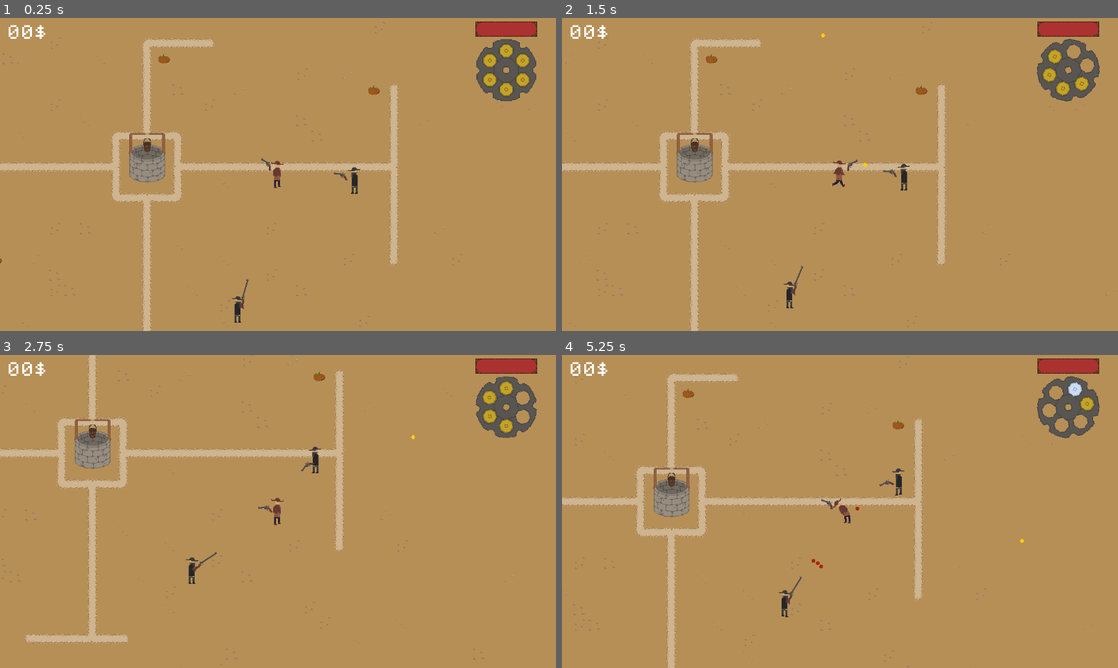
Above: before the commit, frames 1-4 (two rows, left to right).
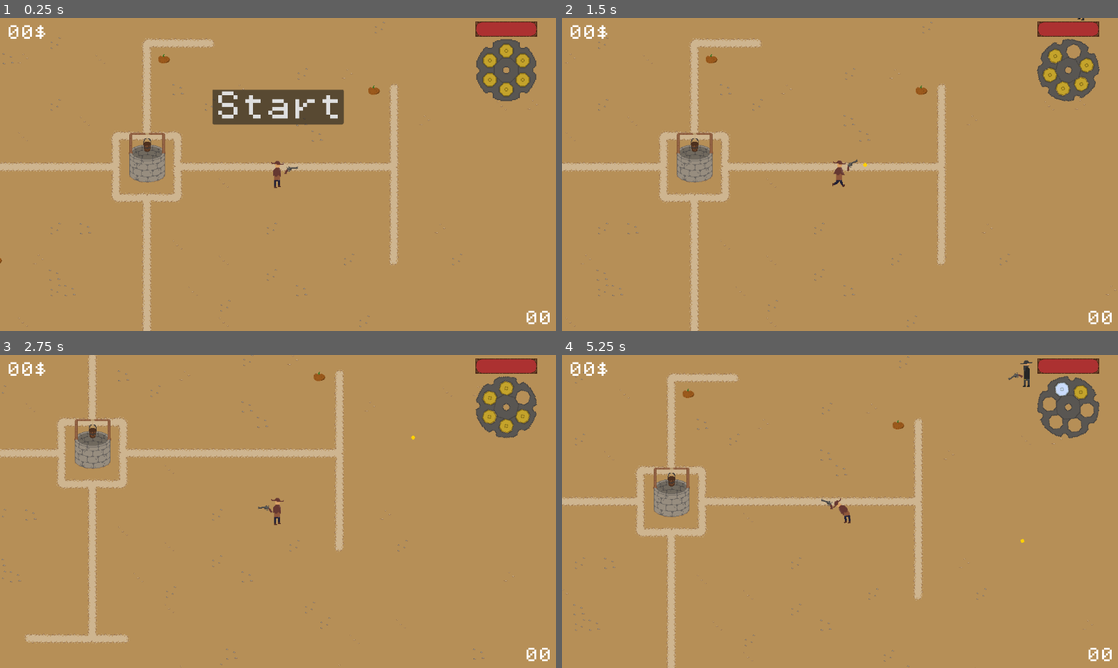
Above: after the commit, the same moments.

Repository: AdamOravecz1/solo-development-72-hour-jam--13
Game: Godot game, scene res://Scenes/main.tscn
The game is run twice, just before and just after one commit, with the same random seed, the same clock (stepped at 60 frames per second) and the same inputs.
Inputs (mouse positions are in pixels of both pictures, inside the frame that each line leads up to):
- Up to frame 1 (0.25 s): no input
- Up to frame 2 (1.5 s): click (840, 105) at 0.5 s, where only the run after the commit has a clickable "Start"; move the mouse to (962, 158) at 1.27 s; hold D (right) from 1.28 s (still down); click (962, 158) at 1.35 s
- Up to frame 3 (2.75 s): move the mouse to (166, 527) at 2.02 s; release D (right) at 2.03 s; hold S (down) from 2.03 s (still down); tap Space (dodge) at 2.1 s; click (166, 527) at 2.3 s
- Up to frame 4 (5.25 s): move the mouse to (895, 442) at 2.77 s; release S (down) at 2.78 s; hold D (right) 2.78-3.53 s; hold E (interact) 2.78-3.53 s; click (895, 442) at 3.05 s; move the mouse to (812, 574) at 3.52 s; hold W (up) 3.53-4.28 s; click (812, 574) at 3.6 s; move the mouse to (1006, 558) at 4.27 s; hold A (left) from 4.28 s (still down); click (1006, 558) at 4.35 s; tap R (reload) at 4.9 s; move the mouse to (673, 464) at 5.02 s; tap Space (dodge) at 5.1 s

The runs differ from the first frame. In frame 1, 3.0% of the frame differs, in the area x 38-99%, y 22-98%; in frame 2, 0.7%; in frame 3, 0.7%; in frame 4, 1.4%.

Commit message:
finish

Diff:
--- a/Scenes/interaction_manager.tscn
+++ b/Scenes/interaction_manager.tscn
@@ -22,4 +22,3 @@
 grow_vertical = 2
 theme_override_fonts/font = ExtResource("2_m5ky0")
 theme_override_font_sizes/font_size = 9
-text = "fdgbjfymt"
--- a/Scenes/main.gd
+++ b/Scenes/main.gd
@@ -15,17 +15,34 @@
 @export var base_spawn_interval: float = 20.0
 @export var minimum_spawn_interval: float = 2.0
 
+@onready var player = get_tree().get_first_node_in_group("Player")
+
+@onready var color_rect: ColorRect = $CanvasLayer/ColorRect
+@onready var label: Label = $CanvasLayer/Label
+@onready var button: Button = $CanvasLayer/Button
+@onready var score_label: Label = $CanvasLayer/ScoreLabel
+
+
+
 var spawn_level: int = 0
 var spawn_timer: float = 0.0
 var spawn_interval: float = 20.0
 
+var paused = false
 
 func _ready() -> void:
 	update_spawn_interval()
 	spawn_timer = spawn_interval
+	get_tree().paused = true
 
 
 func _process(delta: float) -> void:
+	if Input.is_action_just_pressed("pause") and player.can_shoot:
+		paused = !paused
+		$CanvasLayer/Pause.visible = paused
+		Engine.time_scale = 0 if paused else 1
+		player.stopped = paused
+
 	spawn_timer -= delta
 
 	if spawn_timer <= 0.0:
@@ -33,10 +50,12 @@
 		spawn_timer = spawn_interval
 
 
+
+
 func update_spawn_interval() -> void:
 	spawn_interval = maxf(
 		minimum_spawn_interval,
-		base_spawn_interval - spawn_level * 0.1
+		base_spawn_interval - spawn_level * 0.5
 	)
 
 
@@ -47,15 +66,29 @@
 		return
 
 	var spawn_position := get_random_spawn_position(camera)
+	var enemy
 
 	if randf() < 0.7:
-		var enemy = enemy_scene.instantiate()
-		enemies.add_child(enemy)
-		enemy.global_position = spawn_position
+		enemy = enemy_scene.instantiate()
 	else:
-		var enemy = shotgun_enemy_scene.instantiate()
-		enemies.add_child(enemy)
-		enemy.global_position = spawn_position
+		enemy = shotgun_enemy_scene.instantiate()
+
+	enemies.add_child(enemy)
+	enemy.global_position = spawn_position
+	enemy.health = get_enemy_health()
+
+
+func spawn_ghost(pos) -> void:
+	var ghost
+
+	if randf() > 0.5:
+		ghost = angry_ghost_scene.instantiate()
+	else:
+		ghost = ghost_scene.instantiate()
+
+	enemies.add_child(ghost)
+	ghost.global_position = pos
+	ghost.health = get_enemy_health()
 
 
 func get_random_spawn_position(camera: Camera2D) -> Vector2:
@@ -86,19 +119,6 @@
 	return area_min
 
 
-func spawn_ghost(pos) -> void:
-	var n = randf()
-
-	if n > 0.5:
-		var ghost = angry_ghost_scene.instantiate()
-		ghost.global_position = pos
-		enemies.add_child(ghost)
-	else:
-		var ghost = ghost_scene.instantiate()
-		ghost.global_position = pos
-		enemies.add_child(ghost)
-
-
 func shoot(
 	spawn_position: Vector2,
 	bullet_rotation: float,
@@ -122,3 +142,56 @@
 	bullet.collision_mask = 1 << (mask - 1)
 
 	projectile.add_child(bullet)
+
+func get_enemy_health() -> int:
+	return 5 + int(spawn_level / 4)
+
+
+func _on_button_pressed() -> void:
+	AudioServer.set_bus_volume_db(AudioServer.get_bus_index("Music"), 0.0)
+	AudioServer.set_bus_volume_db(AudioServer.get_bus_index("SFX"), 0.0)
+	Engine.time_scale = 1.0
+	get_tree().reload_current_scene()
+
+
+func death() -> void:
+	color_rect.visible = true
+	label.visible = true
+	button.visible = true
+	score_label.visible = true
+
+	var music_bus := AudioServer.get_bus_index("Music")
+	var sfx_bus := AudioServer.get_bus_index("SFX")
+
+	var tween := create_tween()
+	tween.set_parallel(true)
+
+	tween.tween_property(color_rect, "modulate", Color.BLACK, 3.0)
+	tween.tween_property(label, "modulate", Color.WHITE, 3.0)
+	tween.tween_property(button, "modulate", Color.WHITE, 3.0)
+	tween.tween_property(score_label, "modulate", Color.WHITE, 3.0)
+
+	if music_bus != -1:
+		tween.tween_method(
+			func(volume: float): AudioServer.set_bus_volume_db(music_bus, volume),
+			AudioServer.get_bus_volume_db(music_bus),
+			-80.0,
+			3.0
+		)
+
+	if sfx_bus != -1:
+		tween.tween_method(
+			func(volume: float): AudioServer.set_bus_volume_db(sfx_bus, volume),
+			AudioServer.get_bus_volume_db(sfx_bus),
+			-80.0,
+			3.0
+		)
+
+
+func _on_start_pressed() -> void:
+	$CanvasLayer/Start.visible = false
+	$CanvasLayer/Start.disabled = true
+	get_tree().paused = false
+
+func increase_score():
+	score_label.text = "Score: " + str(spawn_level)
--- a/Scenes/main.tscn
+++ b/Scenes/main.tscn
@@ -5,12 +5,13 @@
 [ext_resource type="Texture2D" uid="uid://bfsoifrvuac8g" path="res://Sprites/TileSet.png" id="2_jjvhh"]
 [ext_resource type="Texture2D" uid="uid://ccme5vb5nfegc" path="res://Sprites/TileSetFance.png" id="3_kry3j"]
 [ext_resource type="PackedScene" uid="uid://d3grdcj7sugce" path="res://Scenes/outlaw.tscn" id="4_jjvhh"]
-[ext_resource type="PackedScene" uid="uid://3xgh2b5m6mj1" path="res://Scenes/outlaw_shotgun.tscn" id="5_hptm8"]
 [ext_resource type="Texture2D" uid="uid://v3lme2qxwq40" path="res://Sprites/Well.png" id="6_21xkr"]
 [ext_resource type="PackedScene" uid="uid://byefi3sdqudyn" path="res://Scenes/pumpkin.tscn" id="7_6bp64"]
 [ext_resource type="PackedScene" uid="uid://f30uv4rywbh" path="res://Scenes/pumpkin_unlock.tscn" id="8_344ge"]
 [ext_resource type="PackedScene" uid="uid://d1mky7gcdt7m" path="res://Scenes/pumpkin_upgrade.tscn" id="9_ynf5e"]
+[ext_resource type="FontFile" uid="uid://cowoy8yrr4rp7" path="res://PixelOperator.ttf" id="11_6iyac"]
 [ext_resource type="AudioStream" uid="uid://cmepm55bpunlw" path="res://Sounds/Song.wav" id="11_d1ilt"]
+[ext_resource type="PackedScene" uid="uid://pa5t6tyq7bpy" path="res://Scenes/pause.tscn" id="12_6iyac"]
 
 [sub_resource type="TileSetAtlasSource" id="TileSetAtlasSource_kry3j"]
 texture = ExtResource("2_jjvhh")
@@ -106,10 +107,7 @@
 offset_bottom = 40.0
 
 [node name="Outlaw" parent="ForSorting/Enemies" unique_id=1457226689 instance=ExtResource("4_jjvhh")]
-position = Vector2(157, 17)
-
-[node name="OutlawShotgun" parent="ForSorting/Enemies" unique_id=1743777008 instance=ExtResource("5_hptm8")]
-position = Vector2(-84, 286)
+position = Vector2(547, -360)
 
 [node name="Player" parent="ForSorting" unique_id=1116560694 instance=ExtResource("1_jjgbg")]
 
@@ -189,3 +187,95 @@
 stream = ExtResource("11_d1ilt")
 autoplay = true
 bus = &"Music"
+
+[node name="CanvasLayer" type="CanvasLayer" parent="." unique_id=1133436082]
+
+[node name="Pause" parent="CanvasLayer" unique_id=630539945 instance=ExtResource("12_6iyac")]
+visible = false
+
+[node name="ColorRect" type="ColorRect" parent="CanvasLayer" unique_id=170110378]
+visible = false
+modulate = Color(1, 1, 1, 0)
+anchors_preset = 15
+anchor_right = 1.0
+anchor_bottom = 1.0
+offset_left = -300.0
+offset_top = -349.0
+offset_right = 414.0
+offset_bottom = 290.0
+grow_horizontal = 2
+grow_vertical = 2
+mouse_filter = 2
+color = Color(0, 0, 0, 1)
+
+[node name="Label" type="Label" parent="CanvasLayer" unique_id=1309828809]
+visible = false
+modulate = Color(1, 1, 1, 0)
+anchors_preset = 5
+anchor_left = 0.5
+anchor_right = 0.5
+offset_left = -319.0
+offset_top = 127.0
+offset_right = 319.0
+offset_bottom = 228.0
+grow_horizontal = 2
+theme_override_colors/font_color = Color(1, 0, 0, 1)
+theme_override_fonts/font = ExtResource("11_6iyac")
+theme_override_font_sizes/font_size = 100
+text = "You Died"
+
+[node name="Button" type="Button" parent="CanvasLayer" unique_id=482803849]
+visible = false
+modulate = Color(1, 1, 1, 0)
+anchors_preset = 8
+anchor_left = 0.5
+anchor_top = 0.5
+anchor_right = 0.5
+anchor_bottom = 0.5
+offset_left = -192.0
+offset_top = -36.0
+offset_right = 192.0
+offset_bottom = 36.0
+grow_horizontal = 2
+grow_vertical = 2
+theme_override_fonts/font = ExtResource("11_6iyac")
+theme_override_font_sizes/font_size = 64
+text = "Restart"
+
+[node name="ScoreLabel" type="Label" parent="CanvasLayer" unique_id=1127300904]
+visible = false
+modulate = Color(1, 1, 1, 0)
+anchors_preset = 8
+anchor_left = 0.5
+anchor_top = 0.5
+anchor_right = 0.5
+anchor_bottom = 0.5
+offset_left = -116.0
+offset_top = -85.0
+offset_right = 116.0
+offset_bottom = -53.0
+grow_horizontal = 2
+grow_vertical = 2
+theme_override_fonts/font = ExtResource("11_6iyac")
+theme_override_font_sizes/font_size = 32
+text = "Score: 00"
+
+[node name="Start" type="Button" parent="CanvasLayer" unique_id=1103507893]
+process_mode = 3
+anchors_preset = 8
+anchor_left = 0.5
+anchor_top = 0.5
+anchor_right = 0.5
+anchor_bottom = 0.5
+offset_left = -136.0
+offset_top = -176.0
+offset_right = 136.0
+offset_bottom = -104.0
+grow_horizontal = 2
+grow_vertical = 2
+theme_override_fonts/font = ExtResource("11_6iyac")
+theme_override_font_sizes/font_size = 64
+text = "Start"
+
+[connection signal="pressed" from="CanvasLayer/Button" to="." method="_on_button_pressed"]
+[connection signal="pressed" from="CanvasLayer/Start" to="." method="_on_start_pressed"]
--- a/Scenes/outlaw.gd
+++ b/Scenes/outlaw.gd
@@ -120,3 +120,8 @@
 		main.spawn_ghost(global_position)
 		dust.visible = true
 		dust.play("kickup")
+		await get_tree().create_timer(5).timeout
+		var tween = create_tween()
+		tween.tween_property($AnimatedSprite2D, "modulate", Color(0.0, 0.0, 0.0, 0.0), 1)
+		await tween.finished
+		queue_free()
--- a/Scenes/outlaw_shotgun.gd
+++ b/Scenes/outlaw_shotgun.gd
@@ -133,3 +133,8 @@
 		main.spawn_ghost(global_position)
 		dust.visible = true
 		dust.play("kickup")
+		await get_tree().create_timer(5).timeout
+		var tween = create_tween()
+		tween.tween_property($AnimatedSprite2D, "modulate", Color(0.0, 0.0, 0.0, 0.0), 1)
+		await tween.finished
+		queue_free()
--- /dev/null
+++ b/Scenes/pause.gd
@@ -0,0 +1,31 @@
+extends Control
+
+@onready var music = $NinePatchRect/VBoxContainer/Music
+@onready var sfx = $NinePatchRect/VBoxContainer/Sound
+
+var full_screen = false
+
+func _ready():
+	music.value = db_to_linear(AudioServer.get_bus_volume_db(AudioServer.get_bus_index("Music")))
+	sfx.value = db_to_linear(AudioServer.get_bus_volume_db(AudioServer.get_bus_index("SFX")))
+
+
+func _on_sound_value_changed(value: float) -> void:
+	var db = linear_to_db(value)
+	AudioServer.set_bus_volume_db(AudioServer.get_bus_index("SFX"), db)
+
+func _on_music_value_changed(value: float) -> void:
+	var db = linear_to_db(value)
+	AudioServer.set_bus_volume_db(AudioServer.get_bus_index("Music"), db)
+
+
+func _on_full_screen_pressed() -> void:
+	if full_screen:
+		DisplayServer.window_set_mode(DisplayServer.WINDOW_MODE_WINDOWED)
+		full_screen = false
+	else:
+		DisplayServer.window_set_mode(DisplayServer.WINDOW_MODE_FULLSCREEN)
+		full_screen = true
+
+func _on_quit_pressed() -> void:
+	get_tree().quit()
--- /dev/null
+++ b/Scenes/pause.tscn
@@ -0,0 +1,74 @@
+[gd_scene format=3 uid="uid://pa5t6tyq7bpy"]
+
+[ext_resource type="Script" uid="uid://28j7x1khhlws" path="res://Scenes/pause.gd" id="1_l2mpd"]
+[ext_resource type="FontFile" uid="uid://cowoy8yrr4rp7" path="res://PixelOperator.ttf" id="2_l2mpd"]
+
+[node name="Pause" type="Control" unique_id=510024411 groups=["Pause"]]
+layout_mode = 3
+anchors_preset = 15
+anchor_right = 1.0
+anchor_bottom = 1.0
+grow_horizontal = 2
+grow_vertical = 2
+script = ExtResource("1_l2mpd")
+
+[node name="NinePatchRect" type="NinePatchRect" parent="." unique_id=1193644790]
+layout_mode = 1
+anchors_preset = 8
+anchor_left = 0.5
+anchor_top = 0.5
+anchor_right = 0.5
+anchor_bottom = 0.5
+grow_horizontal = 2
+grow_vertical = 2
+
+[node name="VBoxContainer" type="VBoxContainer" parent="NinePatchRect" unique_id=713227049]
+layout_mode = 1
+anchors_preset = 8
+anchor_left = 0.5
+anchor_top = 0.5
+anchor_right = 0.5
+anchor_bottom = 0.5
+offset_left = -183.5
+offset_top = -67.5
+offset_right = 183.5
+offset_bottom = 67.5
+grow_horizontal = 2
+grow_vertical = 2
+
+[node name="Label2" type="Label" parent="NinePatchRect/VBoxContainer" unique_id=1248142523]
+layout_mode = 2
+theme_override_fonts/font = ExtResource("2_l2mpd")
+text = "Sound"
+horizontal_alignment = 1
+
+[node name="Sound" type="HSlider" parent="NinePatchRect/VBoxContainer" unique_id=245117760]
+layout_mode = 2
+max_value = 1.0
+step = 0.01
+
+[node name="Label" type="Label" parent="NinePatchRect/VBoxContainer" unique_id=906727466]
+layout_mode = 2
+theme_override_fonts/font = ExtResource("2_l2mpd")
+text = "Music"
+horizontal_alignment = 1
+
+[node name="Music" type="HSlider" parent="NinePatchRect/VBoxContainer" unique_id=1918845046]
+layout_mode = 2
+max_value = 1.0
+step = 0.01
+
+[node name="FullScreen" type="Button" parent="NinePatchRect/VBoxContainer" unique_id=1654581839]
+layout_mode = 2
+theme_override_fonts/font = ExtResource("2_l2mpd")
+text = "Full Screen"
+
+[node name="Quit" type="Button" parent="NinePatchRect/VBoxContainer" unique_id=1547346655]
+layout_mode = 2
+theme_override_fonts/font = ExtResource("2_l2mpd")
+text = "Quit"
+
+[connection signal="value_changed" from="NinePatchRect/VBoxContainer/Sound" to="." method="_on_sound_value_changed"]
+[connection signal="value_changed" from="NinePatchRect/VBoxContainer/Music" to="." method="_on_music_value_changed"]
+[connection signal="pressed" from="NinePatchRect/VBoxContainer/FullScreen" to="." method="_on_full_screen_pressed"]
+[connection signal="pressed" from="NinePatchRect/VBoxContainer/Quit" to="." method="_on_quit_pressed"]
--- a/Scenes/player.gd
+++ b/Scenes/player.gd
@@ -20,6 +20,7 @@
 var ghost_fast_bullet_texture: Texture2D = preload("res://Sprites/FastGhostIcon.png")
 var ghost_triple_bullet_texture: Texture2D = preload("res://Sprites/TripleGhostIcon.png")
 var can_shoot = true
+var stopped = false
 var reload_needed = false
 
 var chamber_pointer: int = 0
@@ -35,7 +36,7 @@
 var dodge_direction: Vector2 = Vector2.ZERO
 
 var health: int = 1
-var money: int = 100
+var money: int = 0
 
 var fast_unlocked: bool = false
 var triple_unlocked: bool = false
@@ -49,6 +50,8 @@
 var ghost_fast_damage: int = 1
 var ghost_triple_damage: int = 1
 
+var score: int = 0
+
 func _ready() -> void:
 	health_bar.max_value = health
 	fire_point_start = fire_point.position
@@ -60,6 +63,9 @@
 
 
 func _process(delta: float) -> void:
+	if stopped:
+		return
+
 	if health <= 0:
 		return
 	var direction = Input.get_vector("left", "right", "up", "down")
@@ -178,6 +184,9 @@
 	else:
 		global_position.x += 18
 		camera_2d.global_position.x -= 18
+
+	await get_tree().create_timer(3).timeout
+	main.death()
 
 
 func rotate_cylinder() -> void:
@@ -294,6 +303,10 @@
 func give_money(n):
 	money += n
 	money_label.text = str(money) + "$"
+	main.spawn_level += 1
+	main.update_spawn_interval()
+	main.increase_score()
+	$CanvasLayer/Score.text = str(main.spawn_level)
 
 
 func heal():
--- a/Scenes/player.tscn
+++ b/Scenes/player.tscn
@@ -313,6 +313,16 @@
 theme_override_font_sizes/font_size = 32
 text = "00$"
 
+[node name="Score" type="Label" parent="CanvasLayer" unique_id=669352026]
+offset_left = 1087.0
+offset_top = 606.0
+offset_right = 1143.0
+offset_bottom = 638.0
+theme_override_fonts/font = ExtResource("7_3smsa")
+theme_override_font_sizes/font_size = 32
+text = "00"
+horizontal_alignment = 2
+
 [node name="Dust" type="AnimatedSprite2D" parent="." unique_id=1688337478]
 visible = false
 position = Vector2(3, 18)
--- a/Scenes/pumpkin.gd
+++ b/Scenes/pumpkin.gd
@@ -6,7 +6,7 @@
 
 
 @onready var player = get_tree().get_first_node_in_group("Player")
-
+@onready var main = get_tree().current_scene
 
 func _ready():
 	if not Engine.is_editor_hint():
@@ -18,9 +18,11 @@
 	if canvas_layer.visible:
 		animated_sprite.play("up")
 		$Sounds/GetUp.play()
+		Engine.time_scale = 0.2
 	else:
 		animated_sprite.play("down")
 		$Sounds/GetDown.play()
+		Engine.time_scale = 1
 
 
 
@@ -30,6 +32,7 @@
 		animated_sprite.play("down")
 		player.can_shoot = true
 		canvas_layer.visible = false
+		Engine.time_scale = 1
 
 
 func _on_animated_sprite_2d_animation_finished() -> void:
--- a/Scenes/pumpkin.tscn
+++ b/Scenes/pumpkin.tscn
@@ -109,7 +109,7 @@
 }],
 "loop": true,
 "name": &"idle",
-"speed": 2.0
+"speed": 10.0
 }, {
 "frames": [{
 "duration": 1.0,
@@ -143,7 +143,7 @@
 }],
 "loop": false,
 "name": &"up",
-"speed": 5.0
+"speed": 25.0
 }]
 
 [sub_resource type="CircleShape2D" id="CircleShape2D_twh7v"]
@@ -158,8 +158,9 @@
 shape = SubResource("CircleShape2D_f42hk")
 
 [node name="AnimatedSprite2D" type="AnimatedSprite2D" parent="." unique_id=614459559]
+process_mode = 3
 sprite_frames = SubResource("SpriteFrames_87yi5")
-animation = &"regular"
+animation = &"idle"
 autoplay = "regular"
 
 [node name="InteractionArea" parent="." unique_id=1018041909 instance=ExtResource("3_syw7a")]
--- a/Scenes/pumpkin_unlock.gd
+++ b/Scenes/pumpkin_unlock.gd
@@ -6,25 +6,29 @@
 
 
 @onready var player = get_tree().get_first_node_in_group("Player")
-
+@onready var main = get_tree().current_scene
 
 func _ready():
 	if not Engine.is_editor_hint():
 		interaction_area.interact = Callable(self, "_shop")
 
 func _shop():
+	main.pause()
 	canvas_layer.visible = !canvas_layer.visible
 	player.can_shoot = !canvas_layer.visible
 	if canvas_layer.visible:
 		animated_sprite.play("up")
 		$Sounds/GetUp.play()
+		Engine.time_scale = 0.2
 	else:
 		animated_sprite.play("down")
 		$Sounds/GetDown.play()
+		Engine.time_scale = 1
 
 
 func _on_body_exited(body: Node2D) -> void:
 	if body == player and canvas_layer.visible:
+		Engine.time_scale = 1
 		animated_sprite.play("down")
 		$Sounds/GetDown.play()
 		player.can_shoot = true
--- a/Scenes/pumpkin_upgrade.gd
+++ b/Scenes/pumpkin_upgrade.gd
@@ -6,7 +6,7 @@
 
 
 @onready var player = get_tree().get_first_node_in_group("Player")
-
+@onready var main = get_tree().current_scene
 
 func _ready():
 	if not Engine.is_editor_hint():
@@ -18,12 +18,15 @@
 	if canvas_layer.visible:
 		animated_sprite.play("up")
 		$Sounds/GetUp.play()
+		Engine.time_scale = 0.2
 	else:
 		animated_sprite.play("down")
 		$Sounds/GetDown.play()
+		Engine.time_scale = 1
 
 func _on_body_exited(body: Node2D) -> void:
 	if body == player and canvas_layer.visible:
+		Engine.time_scale = 1
 		animated_sprite.play("down")
 		$Sounds/GetDown.play()
 		player.can_shoot = true
--- a/project.godot
+++ b/project.godot
@@ -15,6 +15,10 @@
 config/features=PackedStringArray("4.6", "GL Compatibility")
 config/icon="res://icon.svg"
 
+[audio]
+
+buses/default_bus_layout="uid://bmg7rpe6un87t"
+
 [autoload]
 
 InteractionManager="*uid://dk1e1e71nejyx"
@@ -22,7 +26,6 @@
 [display]
 
 window/stretch/mode="viewport"
-window/stretch/scale_mode="integer"
 
 [global_group]
 
@@ -74,6 +77,12 @@
 "events": [Object(InputEventKey,"resource_local_to_scene":false,"resource_name":"","device":-1,"window_id":0,"alt_press …(191 unchanged characters)…
 ]
 }
+pause={
+"deadzone": 0.2,
+"events": [Object(InputEventKey,"resource_local_to_scene":false,"resource_name":"","device":-1,"window_id":0,"alt_pressed":false,"shift_pressed":false,"ctrl_pressed":false,"meta_pressed":false,"pressed":false,"keycode":0,"physical_keycode":80,"key_label":0,"unicode":112,"location":0,"echo":false,"script":null)
+, Object(InputEventKey,"resource_local_to_scene":false,"resource_name":"","device":-1,"window_id":0,"alt_pressed":false,"shift_pressed":false,"ctrl_pressed":false,"meta_pressed":false,"pressed":false,"keycode":0,"physical_keycode":4194305,"key_label":0,"unicode":0,"location":0,"echo":false,"script":null)
+]
+}
 
 [physics]
 
Not shown, added: Scenes/pause.gd.uid
